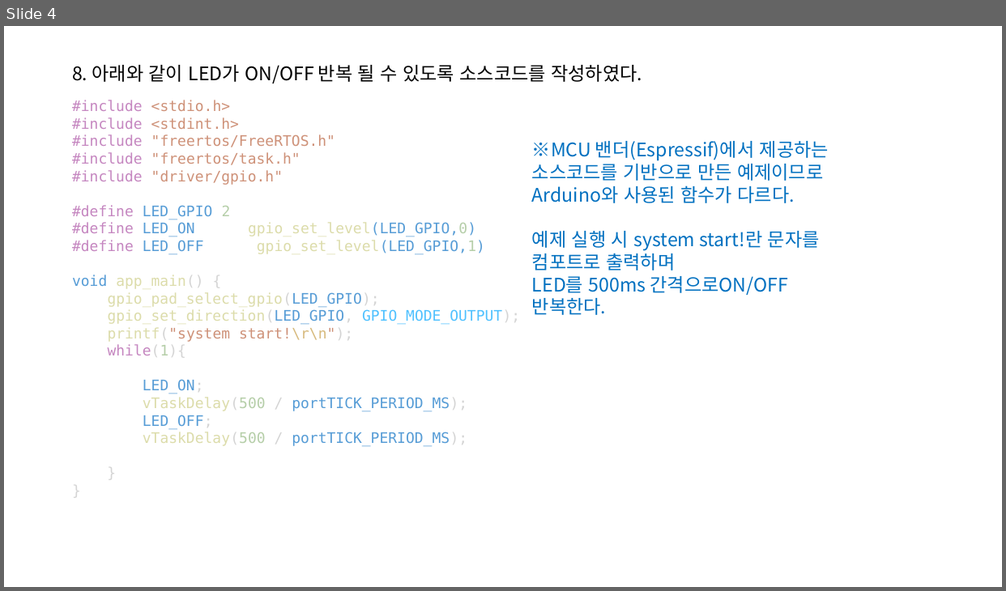
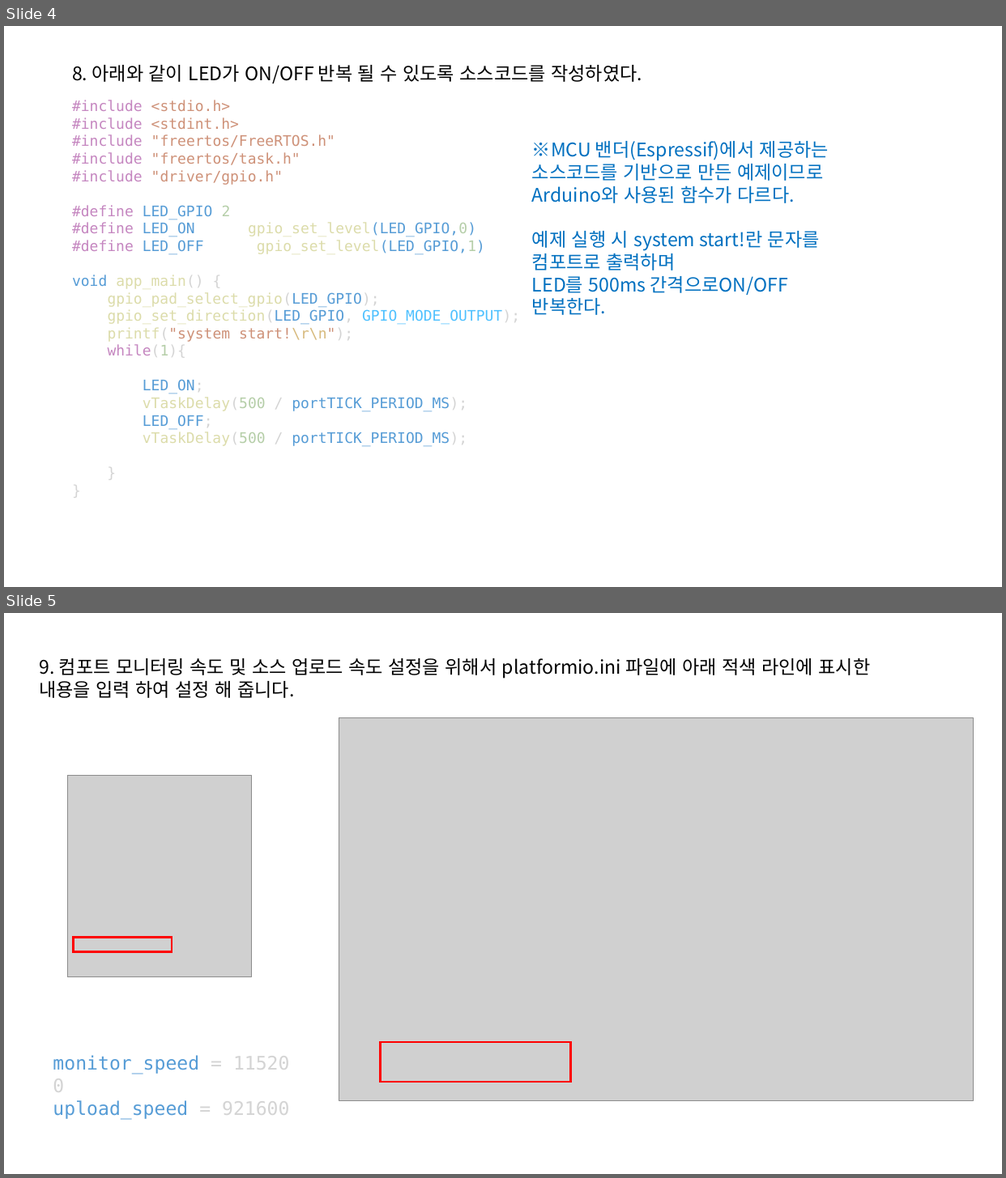
Before and after one commit to mocona05/seoil_uni_project, a slide deck: ESP32/DOC/PlatformIO로 Espressif타겟 프로젝트 만들기.pptx. Shown one above the other, each under a label of ours: slide 4 before the commit, slides 4 and 5 after it. The pictures are 1006x591 and 1006x1178 pixels, drawn with LibreOffice and Linux fonts; fonts in the diff are those of the drawing; grey boxes stand for pictures. Boxes give left, top, right and bottom in pixels: in the first picture for what was removed or moved away, otherwise in the second. Text is boxed around its words. In the diff, an @@ line names an element or a change of style, - is before the commit and + after.

```diff
--- a/ESP32/DOC/PlatformIO로 Espressif타겟 프로젝트 만들기.pptx
+++ b/ESP32/DOC/PlatformIO로 Espressif타겟 프로젝트 만들기.pptx
@@ slide 5 added at <box>4,613,1002,1174</box>, background #FFFFFF @@
@@ text added at <box>39,658,871,698</box>, 18 pt, text #000000 @@
+9. 컴포트 모니터링 속도 및 소스 업로드 속도 설정을 위해서 platformio.ini 파일에 아래 적색 라인에 표시한 내용을 입력 하여 설정 해 줍니다.
@@ picture added at <box>339,717,974,1101</box> @@
@@ picture added at <box>67,776,251,977</box> @@
@@ rectangle added at <box>74,938,172,952</box>, outline #FF0000 2.25 pt @@
@@ rectangle added at <box>381,1043,571,1082</box>, outline #FF0000 2.25 pt @@
@@ text added at <box>53,1055,289,1120</box>, 18 pt, text #569CD6 @@
+monitor_speed = 115200
+upload_speed = 921600
```
Also in this commit, not shown: 1 slide changed.
